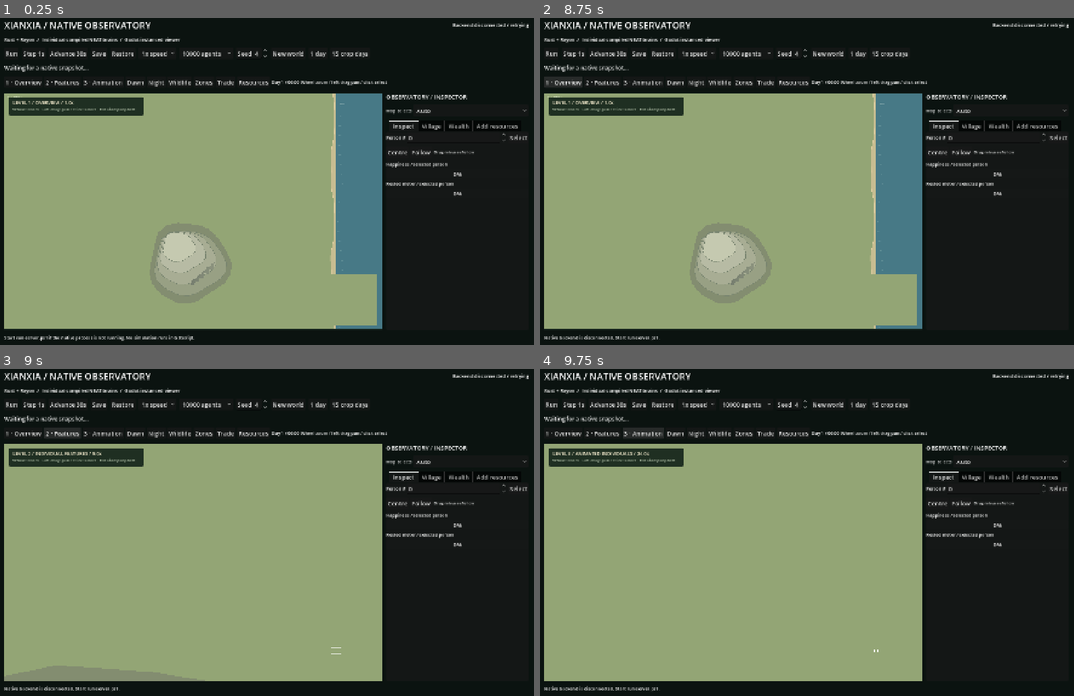
Above: before the commit, frames 1-4 (two rows, left to right).
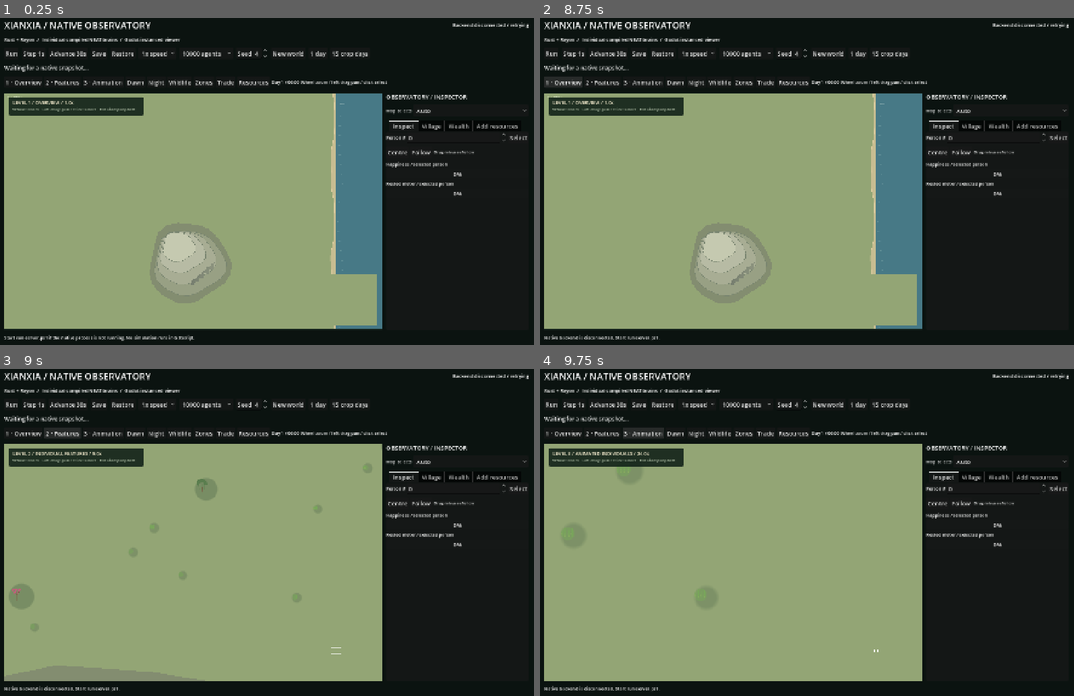
Above: after the commit, the same moments.

Repository: dashingstag/NEAT-XianXia
Game: Godot game, scene res://main.tscn
The game is run twice, just before and just after one commit, with the same random seed, the same clock (stepped at 60 frames per second) and the same inputs.
Inputs:
- Up to frame 1 (0.25 s): no input
- Up to frame 2 (8.75 s): click "New world" at 0.5 s; click "New world" at 1.25 s; click "Run" at 2 s; click "Step 1s" at 2.75 s; click "Advance 30s" at 3.5 s; click "Restore" at 4.25 s; click "1x speed" at 5 s; click "10000 agents" at 5.75 s; click "1 day" at 6.5 s; click "15 crop days" at 7.25 s; click "1 · Overview" at 8 s
- Up to frame 3 (9 s): click "2 · Features" at 8.75 s
- Up to frame 4 (9.75 s): click "3 · Animation" at 9.5 s

Frames 1-2 are identical in both runs. In frame 3, 0.5% of the frame differs, in the area x 1-69%, y 29-80%; in frame 4, 0.2%.

Commit message:
Unblock the report-to-port chain and stop mass shoreline starvation
Ports were never built because each stage of the rescue chain broke under
load: carriers could only file reports at their home market so water-cut
bearers trapped them forever, the zoned-village gate excluded the camps
that strand most, and the 512-entry detour map saturated so failed routes
never produced unreachable records — starving movers re-picked the same
blocked target every decide tick until they died in ForageMeal piles.

- File reports at the nearest reached market; carriers head there too
- Plan ports for any settlement with coffers and materials; allow a
  stone-jetty substitute (4 wood + 24 stone) and a 12-timber raft tier
- Record per-agent and shared-shore unreachable marks so one failed
  route suppresses the target for the whole stalled bank
- Starving stranders get one routed attempt per target, then the block
- Let off-route movers regress detour progress to rejoin the path
- Give starving movers a forced BuyFood@home retreat instead of Wait

Diagnostic (diag_shore_deaths): ports 0 -> 27 with 25 shipwright jobs,
blocks 0 -> 34 delivered, pending 225 -> ~60 drained, ForageMeal death
clusters gone; remaining shore deaths are famine deaths at home markets.

Generated with [Devin](https://devin.ai)

Co-Authored-By: Devin <158243242+devin-ai-integration[bot]@users.noreply.github.com>

Diff:
--- a/viewer/terrain_layer.gd
+++ b/viewer/terrain_layer.gd
@@ -419,10 +419,74 @@
 			done = _asset("grass","lod/l2/grass.png",gpos,18,18,1.0 if fraction>0.25 else 0.45)
 		if not done:
 			draw_circle(gpos,7.0,Color("78a65a") if fraction>0.25 else Color("998761"))
+	_ground_cover(forest_view, markets)
 	_draw_settlement_ground(markets, forest_view)
 	_draw_roads(markets)
 	_draw_ports()
 	_draw_ships()
+
+# Open-land cover at fidelity 2+: hash-seeded tufts, shrubs and the odd lone
+# tree on grass, fertile and marsh cells, drawn through the same anim, glyph,
+# fallback ladder as the forests so the ground between groves carries drawn
+# features instead of flat raster. Overview zoom stays landmark-clean.
+func _ground_cover(view: Rect2, markets: Array) -> void:
+	if field.fidelity < 2:
+		return
+	var step := 72.0
+	var x0 := int(floor(view.position.x / step)) - 1
+	var x1 := int(floor(view.end.x / step)) + 1
+	var y0 := int(floor(view.position.y / step)) - 1
+	var y1 := int(floor(view.end.y / step)) + 1
+	var hill: Rect2 = field.hill_footprint() if field._classic_terrain() else Rect2()
+	for gy in range(y0, y1 + 1):
+		for gx in range(x0, x1 + 1):
+			var h := int(absi(gx * 7919 + gy * 104729) % 524287)
+			if h % 5 == 0:
+				continue
+			var p := Vector2(gx * step + float(h % 58) + 7.0,
+				gy * step + float((h / 58) % 58) + 7.0)
+			var cls := class_at(p)
+			if cls < 0:
+				cls = (0 if p.x > 2700.0 else (1 if hill.has_point(p) else 5)) \
+					if field._classic_terrain() else 5
+			if not (cls == 2 or cls == 4 or cls == 5):
+				continue
+			if _inside_settlement(markets, p):
+				continue
+			_ground_cover_sprig(cls, p, h)
+			if h % 13 == 0:
+				_ground_cover_sprig(cls, p + Vector2(26, -17), h * 31 + 7)
+
+func _inside_settlement(markets: Array, p: Vector2) -> bool:
+	for market in markets:
+		if Vector2(market.x, market.y).distance_squared_to(p) \
+				< pow(field._settlement_radius(market) * 0.9, 2.0):
+			return true
+	return false
+
+func _ground_cover_sprig(cls: int, p: Vector2, h: int) -> void:
+	if cls == 5 and h % 11 == 0:
+		# Lone savanna tree: same shadow and crown fallback as the groves.
+		var side := 20.0 + float(h % 3) * 3.0
+		var tree_id: String = field.TREE_GLYPHS[h % field.TREE_GLYPHS.size()]
+		draw_circle(p + Vector2(4, 5), side * 0.42, Color(0.10, 0.22, 0.16, 0.22), true, -1.0, true)
+		if _asset(tree_id, "terrain-flora-xianxia/" + tree_id + ".png", p, side, side):
+			return
+		draw_circle(p, 9.0, Color("365c43"), true, -1.0, true)
+		draw_circle(p + Vector2(-2, -3), 6.8, Color("507448"), true, -1.0, true)
+		draw_circle(p + Vector2(-4, -5), 4.0, Color("739055"), true, -1.0, true)
+		return
+	var id := "grass"
+	if cls == 2:
+		id = "lotus" if h % 4 == 0 else "willow"
+	elif cls == 4:
+		id = "plum" if h % 5 == 0 else ("bamboo" if h % 5 == 1 else "grass")
+	var side := 11.0 + float(h % 3)
+	draw_circle(p + Vector2(2, 3), side * 0.30, Color(0.10, 0.22, 0.16, 0.18), true, -1.0, true)
+	var static_path := "lod/l2/grass.png" if id == "grass" \
+		else "terrain-flora-xianxia/" + id + ".png"
+	if not _asset(id, static_path, p, side, side):
+		draw_circle(p, side * 0.35, Color("78a65a") if cls != 2 else Color("6a8a6f"), true, -1.0, true)
 
 func _terrain_shape(center: Vector2, radii: Vector2, phase: float) -> PackedVector2Array:
 	var points := PackedVector2Array()
@@ -580,6 +644,26 @@
 			draw_polyline(points, Color(0.35, 0.90, 0.83, 0.70), width, true)
 
 func _draw_ports() -> void:
+	# Reported-but-unaddressed water blocks: the stranded walker's position
+	# and the direction it could not reach. Drawn as a dashed bearing with a
+	# warning post so the report -> port -> ship chain stays observable —
+	# blocks vanish as soon as a port covers their stretch.
+	for block in field.world.get("water_blocks", []):
+		var at := Vector2(block.x, block.y)
+		var target := Vector2(block.tx, block.ty)
+		var dir := (target - at)
+		var reach := minf(56.0, dir.length())
+		var bearing := dir.normalized() * reach if reach > 1.0 else Vector2(14, 0)
+		var pulse := 0.75
+		if field.fidelity == 3:
+			pulse = 0.45 + 0.30 * sin(field.shader_clock * 2.6 + at.x * 0.05)
+		var warn := Color("e0b64f", pulse)
+		draw_dashed_line(at, at + bearing, warn, 2.2, 6.0, true)
+		draw_circle(at, 4.6, Color("a04834", pulse))
+		draw_circle(at + bearing, 3.0, warn)
+		if int(block.get("reports", 1)) > 1 and field.fidelity > 1:
+			draw_string(ThemeDB.fallback_font, at + Vector2(7, -7), str(int(block.reports)),
+				HORIZONTAL_ALIGNMENT_LEFT, -1, 10, warn)
 	for port in field.world.get("ports", []):
 		var home := Vector2(port.x, port.y)
 		var landing := Vector2(port.lx, port.ly)
Not shown, changed: sim/crates/sim-core/src/lib.rs
Not shown, changed: sim/crates/sim-core/src/life.rs
Not shown, changed: sim/crates/sim-core/src/travel.rs
